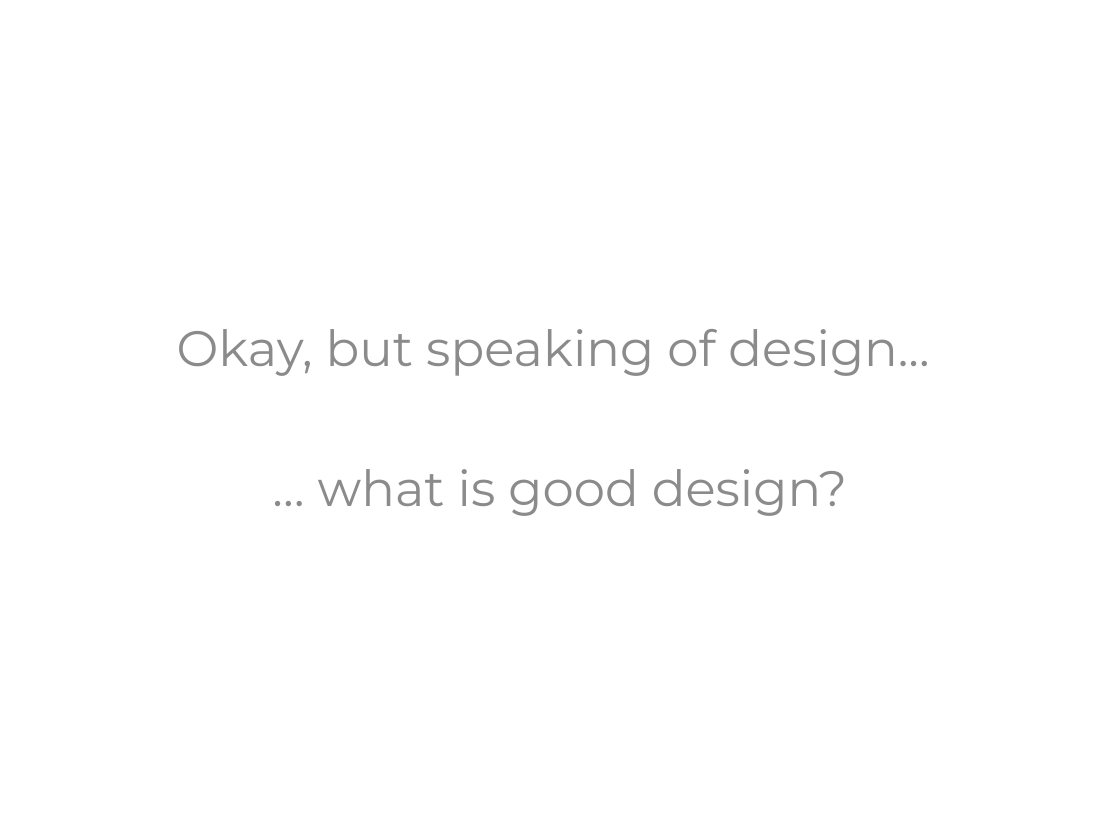
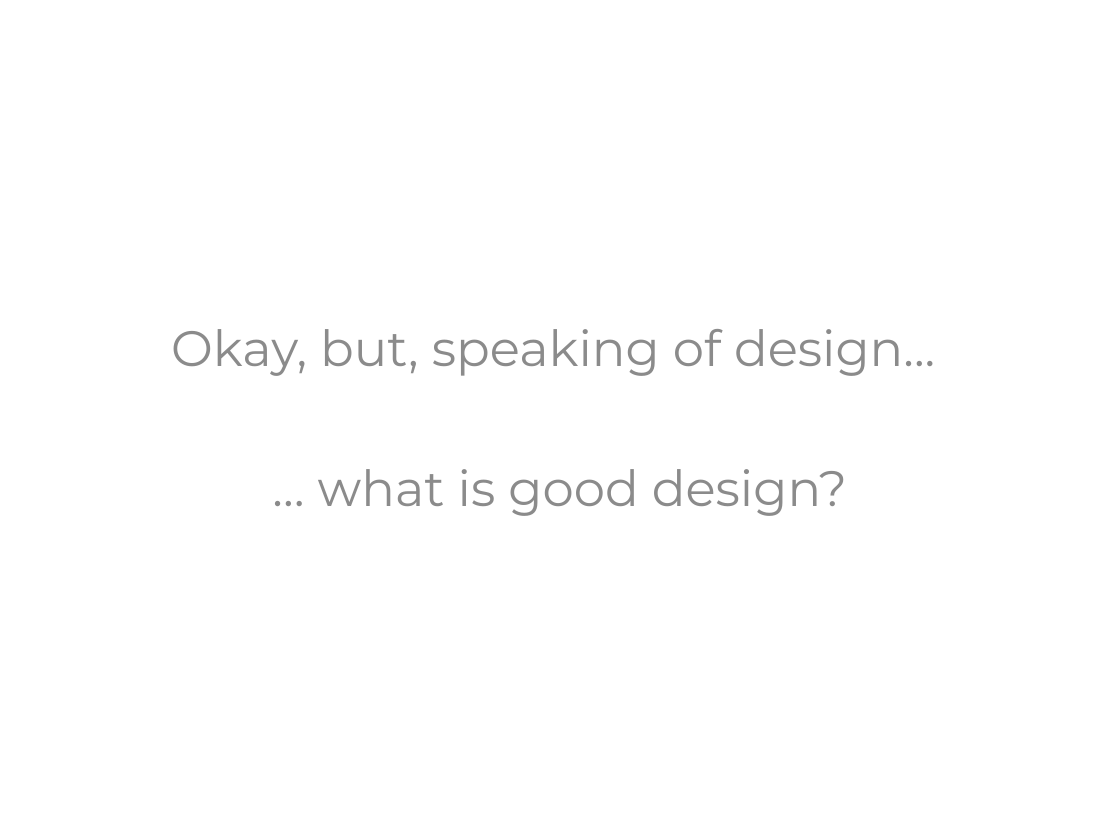
Before and after one commit to KhrisFernandez/tdd, a slide deck: slide 42 of initiation/resources/TDD - Initiation - EN.pptx (slide 37 before the commit). Drawn at 1120x840 pixels with LibreOffice and Linux fonts; fonts in the diff are those of the drawing. Boxes give left, top, right and bottom in pixels: in the first picture for what was removed or moved away, otherwise in the second. Text is boxed around its words. In the diff, an @@ line names an element or a change of style, - is before the commit and + after.

```diff
--- a/initiation/resources/TDD - Initiation - EN.pptx
+++ b/initiation/resources/TDD - Initiation - EN.pptx
@@ text at <box>171,329,935,376</box>: text changed @@
-Okay, but speaking of design...
+Okay, but, speaking of design...
```
Also in this commit, not shown: 43 other slides changed, 14 slides added, 9 slides removed, 1 other file.
